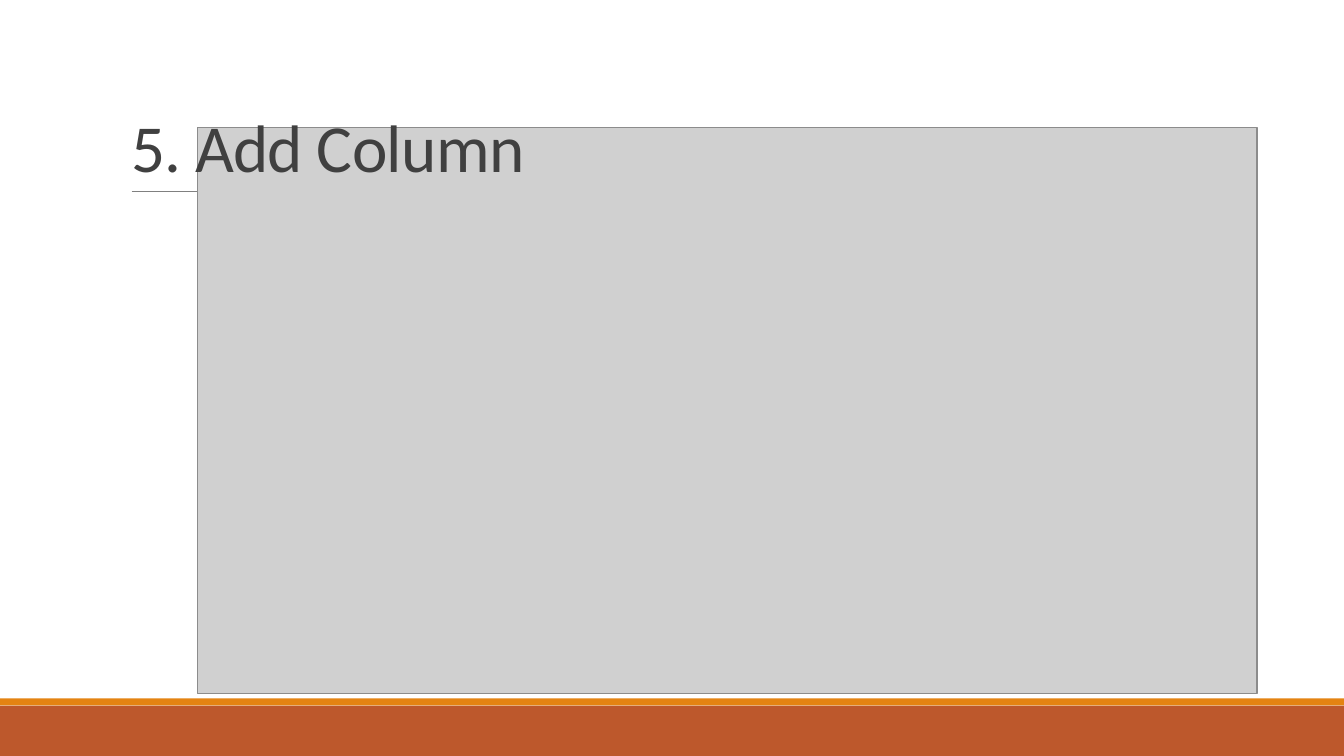
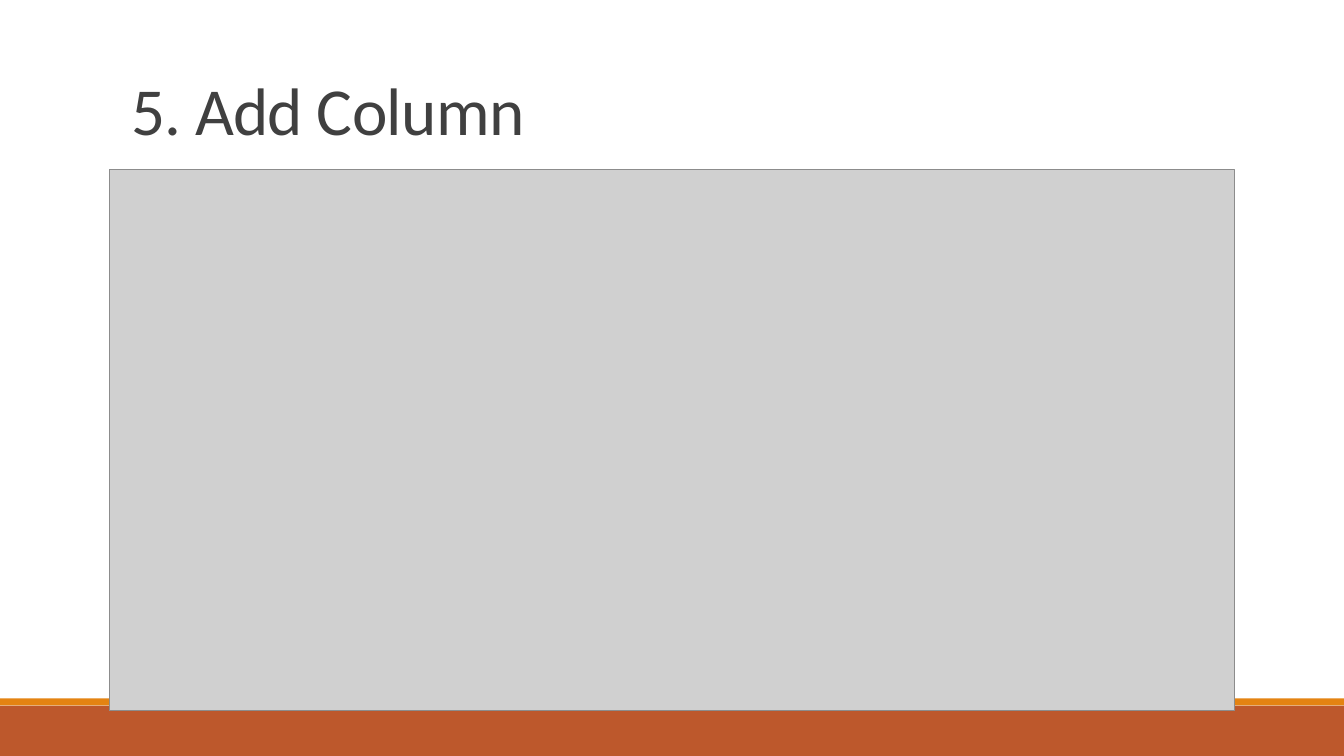
Before and after one commit to IgnaceBleukx/Software-Ontwerp, a slide deck: slide 29 of Presentaties/Iteration2.pptx (slide 26 before the commit). Drawn at 1344x756 pixels with LibreOffice and Linux fonts; fonts in the diff are those of the drawing; grey boxes stand for pictures. Boxes give left, top, right and bottom in pixels: in the first picture for what was removed or moved away, otherwise in the second. Text is boxed around its words. In the diff, an @@ line names an element or a change of style, - is before the commit and + after.

```diff
--- a/Presentaties/Iteration2.pptx
+++ b/Presentaties/Iteration2.pptx
@@ title "5. Add Column" rewrapped from (131,117,524,189) to (131,88,524,136) @@
@@ picture: place and size @@
-picture at (198,127,1257,693)
+picture at (110,169,1235,711)
@@ line removed from (132, 192) to (1231, 192) @@
```
Also in this commit, not shown: 23 other slides changed, 12 slides added, 10 slides removed.
